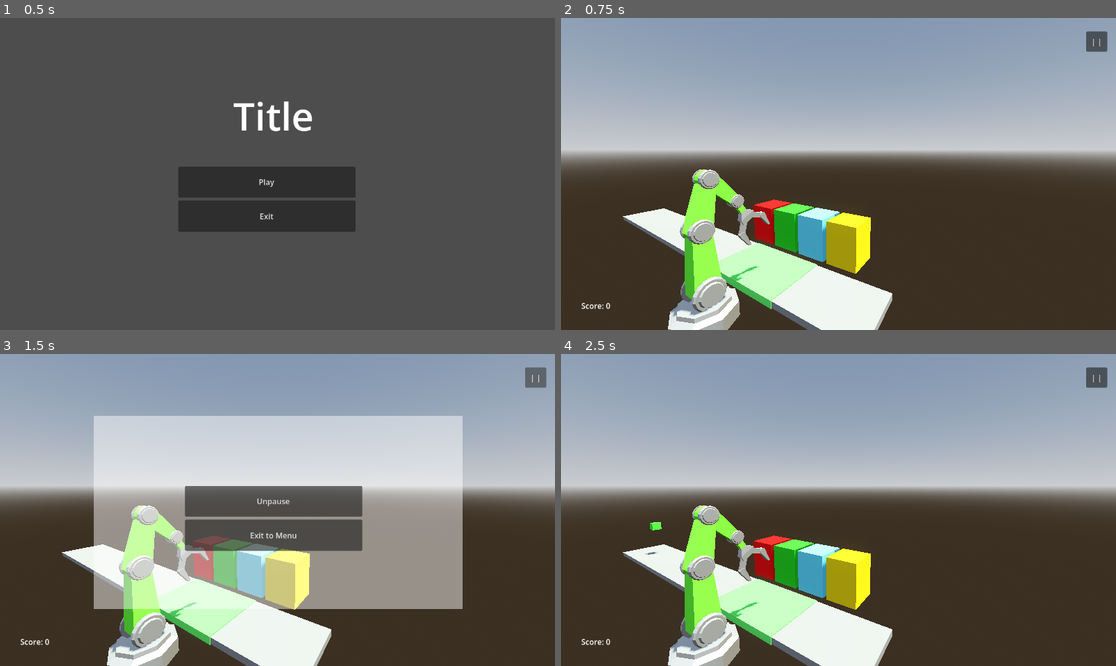
Above: before the commit, frames 1-4 (two rows, left to right).
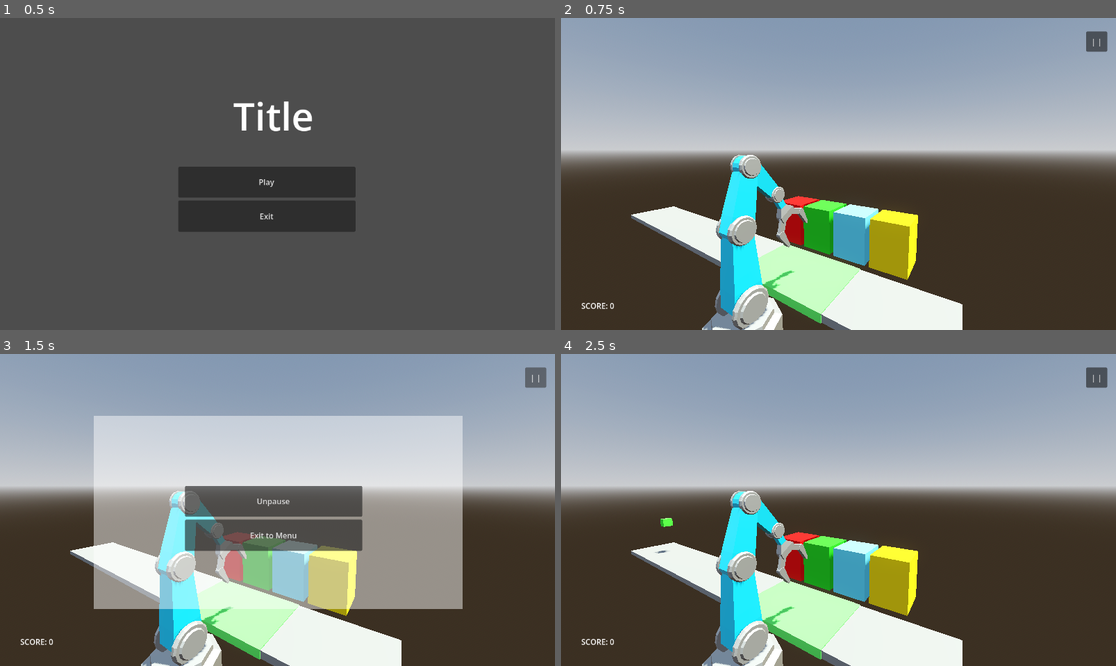
Above: after the commit, the same moments.

Repository: Helena-Schick/Recycling-game
Game: Godot game, scene res://scenes/main_menu.tscn
The game is run twice, just before and just after one commit, with the same random seed, the same clock (stepped at 60 frames per second) and the same inputs. The project has no main scene, so this scene is started directly.
Inputs:
- Up to frame 1 (0.5 s): no input
- Up to frame 2 (0.75 s): click "Play" at 0.5 s
- Up to frame 3 (1.5 s): click "| |" at 1.25 s
- Up to frame 4 (2.5 s): click "Unpause" at 2 s

Frame 1 is identical in both runs. In frame 2, 17% of the frame differs, in the area x 4-73%, y 43-100%; in frame 3, 17%; in frame 4, 18%.

Commit message:
arm animations

Diff:
--- a/recycling-game-main/assets/material.tres
+++ b/recycling-game-main/assets/material.tres
@@ -2,5 +2,5 @@
 
 [resource]
 albedo_color = Color(0.7764706, 0.7764706, 0.7764706, 1)
-metallic = 0.69
-roughness = 0.38
+metallic = 0.74
+roughness = 0.53
--- a/recycling-game-main/assets/material2.tres
+++ b/recycling-game-main/assets/material2.tres
@@ -1,4 +1,5 @@
 [gd_resource type="StandardMaterial3D" format=3 uid="uid://bx2rmpwyutahk"]
 
 [resource]
-albedo_color = Color(0.4392157, 1, 0.23529412, 1)
+albedo_color = Color(0.13333334, 0.8352941, 1, 1)
+roughness = 0.17
--- a/recycling-game-main/scenes/arm.tscn
+++ b/recycling-game-main/scenes/arm.tscn
@@ -41,23 +41,142 @@
 blend_shape_mode = 0
 shadow_mesh = SubResource("ArrayMesh_ayy78")
 
-[node name="arm" unique_id=1650899576 node_paths=PackedStringArray("ik", "marker", "ik_target", "armature", "rest") instance=ExtResource("1_muf2m")]
+[sub_resource type="Animation" id="Animation_gowua"]
+length = 0.001
+tracks/0/type = "value"
+tracks/0/imported = false
+tracks/0/enabled = true
+tracks/0/path = NodePath("Armature/Skeleton3D/Bone_007/Cylinder_011:rotation")
+tracks/0/interp = 1
+tracks/0/loop_wrap = true
+tracks/0/keys = {
+"times": PackedFloat32Array(0),
+"transitions": PackedFloat32Array(1),
+"update": 0,
+"values": [Vector3(1.5630991, 1.5707809, -1.5708119)]
+}
+tracks/1/type = "value"
+tracks/1/imported = false
+tracks/1/enabled = true
+tracks/1/path = NodePath("Armature/Skeleton3D/Bone_009/Cylinder_010:rotation")
+tracks/1/interp = 1
+tracks/1/loop_wrap = true
+tracks/1/keys = {
+"times": PackedFloat32Array(0),
+"transitions": PackedFloat32Array(1),
+"update": 0,
+"values": [Vector3(1.5630991, 1.5707662, -1.5708274)]
+}
+
+[sub_resource type="Animation" id="Animation_hhxxg"]
+resource_name = "close_claw"
+tracks/0/type = "value"
+tracks/0/imported = false
+tracks/0/enabled = true
+tracks/0/path = NodePath("Armature/Skeleton3D/Bone_009/Cylinder_010:rotation")
+tracks/0/interp = 1
+tracks/0/loop_wrap = true
+tracks/0/keys = {
+"times": PackedFloat32Array(0, 1),
+"transitions": PackedFloat32Array(1, 1),
+"update": 0,
+"values": [Vector3(1.4835298, 1.5707964, -1.5707964), Vector3(1.9198622, 1.5707964, -1.5707964)]
+}
+tracks/1/type = "value"
+tracks/1/imported = false
+tracks/1/enabled = true
+tracks/1/path = NodePath("Armature/Skeleton3D/Bone_007/Cylinder_011:rotation")
+tracks/1/interp = 1
+tracks/1/loop_wrap = true
+tracks/1/keys = {
+"times": PackedFloat32Array(0, 1),
+"transitions": PackedFloat32Array(1, 1),
+"update": 0,
+"values": [Vector3(1.6580628, 1.5707964, -1.5707964), Vector3(1.2217305, 1.5707964, -1.5707964)]
+}
+
+[sub_resource type="Animation" id="Animation_jslam"]
+resource_name = "new_animation"
+tracks/0/type = "value"
+tracks/0/imported = false
+tracks/0/enabled = true
+tracks/0/path = NodePath("Armature/Skeleton3D/Bone_007/Cylinder_011:rotation")
+tracks/0/interp = 1
+tracks/0/loop_wrap = true
+tracks/0/keys = {
+"times": PackedFloat32Array(0, 1),
+"transitions": PackedFloat32Array(1, 1),
+"update": 0,
+"values": [Vector3(1.6580628, 1.5707964, -1.5707964), Vector3(1.2217305, 1.5707964, -1.5707964)]
+}
+tracks/1/type = "value"
+tracks/1/imported = false
+tracks/1/enabled = true
+tracks/1/path = NodePath("Armature/Skeleton3D/Bone_009/Cylinder_010:rotation")
+tracks/1/interp = 1
+tracks/1/loop_wrap = true
+tracks/1/keys = {
+"times": PackedFloat32Array(0, 1),
+"transitions": PackedFloat32Array(1, 1),
+"update": 0,
+"values": [Vector3(1.4835298, 1.5707964, -1.5707964), Vector3(1.9198622, 1.5707964, -1.5707964)]
+}
+
+[sub_resource type="Animation" id="Animation_o10co"]
+resource_name = "open_claw"
+tracks/0/type = "value"
+tracks/0/imported = false
+tracks/0/enabled = true
+tracks/0/path = NodePath("Armature/Skeleton3D/Bone_009/Cylinder_010:rotation")
+tracks/0/interp = 1
+tracks/0/loop_wrap = true
+tracks/0/keys = {
+"times": PackedFloat32Array(0, 1),
+"transitions": PackedFloat32Array(1, 1),
+"update": 0,
+"values": [Vector3(1.9198622, 1.5707964, -1.5707964), Vector3(1.4835298, 1.5707964, -1.5707964)]
+}
+tracks/1/type = "value"
+tracks/1/imported = false
+tracks/1/enabled = true
+tracks/1/path = NodePath("Armature/Skeleton3D/Bone_007/Cylinder_011:rotation")
+tracks/1/interp = 1
+tracks/1/loop_wrap = true
+tracks/1/keys = {
+"times": PackedFloat32Array(0, 1),
+"transitions": PackedFloat32Array(1, 1),
+"update": 0,
+"values": [Vector3(1.2217305, 1.5707964, -1.5707964), Vector3(1.6580628, 1.5707964, -1.5707964)]
+}
+
+[sub_resource type="AnimationLibrary" id="AnimationLibrary_o10co"]
+_data = {
+&"RESET": SubResource("Animation_gowua"),
+&"close_claw": SubResource("Animation_hhxxg"),
+&"new_animation": SubResource("Animation_jslam"),
+&"open_claw": SubResource("Animation_o10co")
+}
+
+[node name="arm" unique_id=1650899576 node_paths=PackedStringArray("ik", "rest", "marker", "armature", "animation", "ik_target") instance=ExtResource("1_muf2m")]
 script = ExtResource("2_dy6di")
 ik = NodePath("Armature/Skeleton3D/SkeletonIK3D")
+rest = NodePath("rest_position_marker")
 marker = NodePath("Marker3D")
+armature = NodePath("Armature")
+animation = NodePath("AnimationPlayer")
 ik_target = NodePath("Armature/ik_target")
-armature = NodePath("Armature")
-rest = NodePath("rest_position_marker")
 
 [node name="Cylinder_011" parent="Armature/Skeleton3D/Bone_007" parent_id_path=PackedInt32Array(1874056744) index="0" unique_id=836250087]
+transform = Transform3D(-0.23148102, -7.4777724e-08, 0.0017817864, -0.0017817864, -1.0285764e-07, -0.23148102, 2.0343768e-08, -0.85986924, 2.753483e-08, -0.002724409, -0.05196953, -6.8291595e-11)
 surface_material_override/0 = ExtResource("3_dy6di")
 
 [node name="Cylinder_012" parent="Armature/Skeleton3D/Bone_006" parent_id_path=PackedInt32Array(1971973165) index="0" unique_id=2040033975]
-transform = Transform3D(-0.2314879, -7.517216e-08, -1.0118658e-08, 1.0118658e-08, 1.6429396e-15, -0.2314879, 2.0237316e-08, -0.85986924, 4.4230057e-16, 0, 0, 0)
+transform = Transform3D(-0.2314879, -1.2983665e-07, 1.5278749e-15, 0, -3.758608e-08, -0.2314879, 3.49537e-08, -0.85986924, 1.0118658e-08, 0, 0, 0)
 mesh = SubResource("ArrayMesh_3j5xu")
 surface_material_override/0 = ExtResource("3_dy6di")
 
 [node name="Cylinder_010" parent="Armature/Skeleton3D/Bone_009" parent_id_path=PackedInt32Array(1284969678) index="0" unique_id=589964670]
+transform = Transform3D(-0.23148105, -7.9191136e-07, 0.0017817867, -0.0017817867, -2.0542598e-07, -0.23148105, 2.1361213e-07, -0.85986936, 5.3660713e-08, -0.0026626587, -0.058052, 2.4122853e-09)
 surface_material_override/0 = ExtResource("3_dy6di")
 
 [node name="Cylinder_009" parent="Armature/Skeleton3D/Bone_008" parent_id_path=PackedInt32Array(2118503921) index="0" unique_id=50937851]
@@ -96,3 +215,7 @@
 
 [node name="rest_position_marker" type="Marker3D" parent="." index="2" unique_id=725444457]
 transform = Transform3D(1, 0, 0, 0, 1, 0, 0, 0, 1, 4, 4, 0)
+
+[node name="AnimationPlayer" type="AnimationPlayer" parent="." index="3" unique_id=101384482]
+libraries/ = SubResource("AnimationLibrary_o10co")
+speed_scale = 5.0
--- a/recycling-game-main/scenes/item.tscn
+++ b/recycling-game-main/scenes/item.tscn
@@ -4,16 +4,12 @@
 
 [sub_resource type="BoxShape3D" id="BoxShape3D_4gq7n"]
 
-[sub_resource type="StandardMaterial3D" id="StandardMaterial3D_6muww"]
-albedo_color = Color(1, 0, 0, 1)
-
-[node name="item" type="RigidBody3D" unique_id=1152029425]
+[node name="item" type="RigidBody3D" unique_id=1152029425 node_paths=PackedStringArray("mesh_instance")]
 mass = 3.0
 script = ExtResource("1_4gq7n")
+mesh_instance = NodePath("MeshInstance3D")
 
 [node name="CollisionShape3D" type="CollisionShape3D" parent="." unique_id=563066937]
 shape = SubResource("BoxShape3D_4gq7n")
 
-[node name="CSGBox3D" type="CSGBox3D" parent="." unique_id=732080550]
-visible = false
-material = SubResource("StandardMaterial3D_6muww")
+[node name="MeshInstance3D" type="MeshInstance3D" parent="." unique_id=231355823]
--- a/recycling-game-main/scenes/level.tscn
+++ b/recycling-game-main/scenes/level.tscn
@@ -47,12 +47,12 @@
 [node name="WorldEnvironment" type="WorldEnvironment" parent="." unique_id=1075231217]
 environment = SubResource("Environment_w8frs")
 
-[node name="arm" parent="." unique_id=453327866 node_paths=PackedStringArray("bin_markers", "level") instance=ExtResource("1_2q6dc")]
+[node name="arm" parent="." unique_id=453327866 node_paths=PackedStringArray("level", "bin_markers") instance=ExtResource("1_2q6dc")]
+level = NodePath("..")
 bin_markers = [NodePath("../bin/Marker3D"), NodePath("../bin2/Marker3D"), NodePath("../bin3/Marker3D"), NodePath("../bin4/Marker3D")]
-level = NodePath("..")
 
 [node name="Camera3D" type="Camera3D" parent="." unique_id=1772572577]
-transform = Transform3D(0.5252043, 0.10075897, -0.84499013, 9.737902e-09, 0.99296564, 0.118404, 0.8509764, -0.062186293, 0.5215099, -5.7732453, 10.315879, 13.71086)
+transform = Transform3D(0.5252041, 0.10075898, -0.84499013, 9.737899e-09, 0.9929655, 0.118403986, 0.8509763, -0.062186267, 0.5215096, -5.7732453, 9.351351, 9.54465)
 
 [node name="conveyer" parent="." unique_id=1782603669 instance=ExtResource("4_mx8sn")]
 transform = Transform3D(1, 0, 0, 0, 1, 0, 0, 0, 1, 5, 0, -10)
@@ -120,7 +120,7 @@
 offset_top = 586.0
 offset_right = 103.0
 offset_bottom = 609.0
-text = "Score: 0"
+text = "SCORE: 0"
 
 [node name="pause_menu" type="CanvasLayer" parent="CanvasLayer" unique_id=1263451532]
 process_mode = 2
--- a/recycling-game-main/scripts/arm.gd
+++ b/recycling-game-main/scripts/arm.gd
@@ -1,24 +1,28 @@
 extends Node3D
+
 @export var ik : Node
+@export var rest : Node
+@export var level : Node
 @export var marker : Node
+@export var armature : Node
+@export var animation : Node
 @export var ik_target : Node
-@export var armature : Node
-@export var rest : Node
 @export var bin_markers : Array[Node]
-@export var level : Node
+
 const SPEED : float = 15.0
 const Y_MOVEMENT_SCALE : int = 3
+
 var target_pos
 var target_item
 var grabbed_item
 var target_bin : int = 0
 
 
-
 # Called when the node enters the scene tree for the first time.
 func _ready() -> void:
 	ik.start() # start inverse kinematics
 	target_item = rest
+
 
 # Called every frame. 'delta' is the elapsed time since the previous frame.
 func _process(delta: float) -> void:
@@ -40,8 +44,6 @@
 		marker.global_position.y = move_toward(marker_pos.y, target_pos.y, SPEED * delta * dir.y)
 		marker.global_position.z = move_toward(marker_pos.z, target_pos.z, SPEED * delta * dir.z)
 
-
-
 		# check if the target has been reached
 		if marker.global_position == target_pos:
 			_reached_target()
@@ -58,11 +60,13 @@
 		target_item.reparent(marker, true)
 		grabbed_item = target_item
 		target_item.sleeping = true
+		target_item = bin_markers[target_bin] # new target
+		animation.play("close_claw")
 
-		target_item = bin_markers[target_bin] # new target
 	elif target_item in bin_markers:
 		# drop item
 		grabbed_item.reparent(level, true)
 		grabbed_item.sleeping = false
 		grabbed_item = null
 		target_item = rest # new target
+		animation.play("open_claw")
--- a/recycling-game-main/scripts/bin.gd
+++ b/recycling-game-main/scripts/bin.gd
@@ -1,6 +1,7 @@
 extends Node3D
 @export var bin_number : int
 @export var level : Node
+
 
 func _on_area_3d_body_entered(body: Node3D) -> void:
 	if body.bin == bin_number:
--- a/recycling-game-main/scripts/conveyer.gd
+++ b/recycling-game-main/scripts/conveyer.gd
@@ -5,15 +5,13 @@
 const DIRECTION = Vector3(0, 0, 1)
 const SPEED = 5
 
+
 func grab_item():
 	var bodies = target_area.get_overlapping_bodies()
 	if bodies:
 		return bodies[0]
 
 
-#func _on_area_3d_body_entered(body: Node3D) -> void:
-	#body.vel = DIRECTION * SPEED
-
 func _physics_process(delta: float) -> void:
 	var bodies = conveyor_area.get_overlapping_bodies()
 	for body in bodies:
--- a/recycling-game-main/scripts/item.gd
+++ b/recycling-game-main/scripts/item.gd
@@ -1,8 +1,9 @@
 extends Node3D
+
+@export var mesh_instance : Node
 var bin : int
 var mesh : Resource
 
+
 func _ready() -> void:
-	var mesh_instance = MeshInstance3D.new()
 	mesh_instance.mesh = mesh
-	add_child(mesh_instance)
--- a/recycling-game-main/scripts/level.gd
+++ b/recycling-game-main/scripts/level.gd
@@ -1,4 +1,5 @@
 extends Node3D
+
 @export var conveyor : Node
 @export var arm : Node
 @export var pause_menu : Node
@@ -17,6 +18,7 @@
 		_move_item(2)
 	if Input.is_action_just_pressed("ui_4"):
 		_move_item(3)
+
 
 func _move_item(bin_number):
 	var item = conveyor.grab_item()
--- a/recycling-game-main/scripts/spawner.gd
+++ b/recycling-game-main/scripts/spawner.gd
@@ -1,11 +1,14 @@
 extends Node3D
-var time : float = 3.0
-var randomness : float = 0.5
-var size : float = 1.3
+
 @export var timer : Node
 @export var item_scene : PackedScene
 @export var mesh : Array[Mesh]
 @export var bin_num : Array[int]
+
+var time : float = 3.0
+var randomness : float = 0.5
+var size : float = 1.3
+
 
 func _on_timer_timeout() -> void:
 	# start timer again
@@ -17,6 +20,6 @@
 	var item_index = randi_range(0, mesh.size() - 1)
 	scene.bin = bin_num[item_index]
 	scene.mesh = mesh[item_index]
+	scene.position = position + Vector3(randf_range(-size, size), 0, randf_range(-size, size))
 	scene.add_to_group("rubbish_items")
 	add_sibling(scene)
-	scene.global_position = global_position + Vector3(randf_range(-size, size), 0, randf_range(-size, size))
